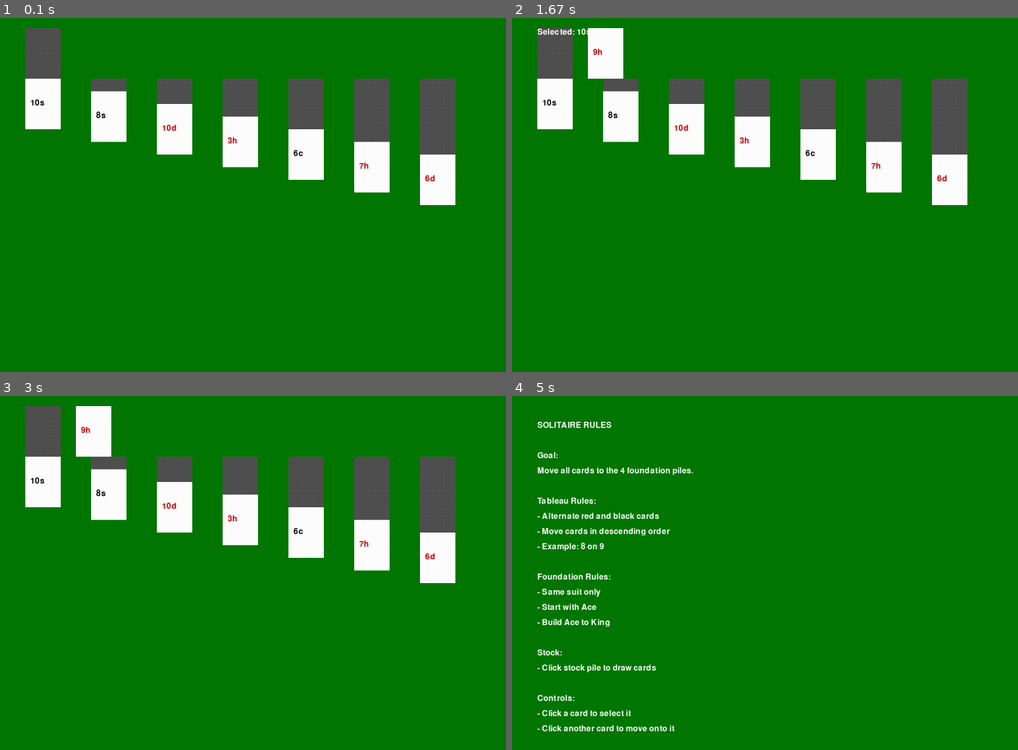
Above: before the commit, frames 1-4 (two rows, left to right).
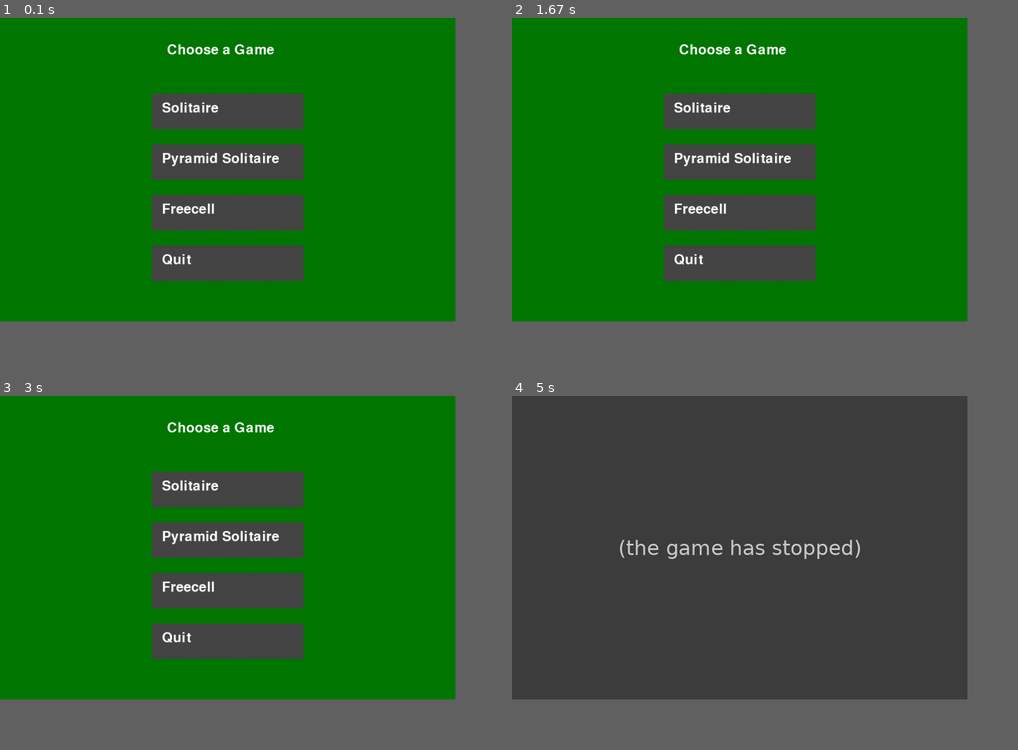
Above: after the commit, the same moments.

Repository: edwingsantos/final_project
Game: pygame game, started from src/main.py
Same seed, same stepped clock (60 frames per second), same inputs: the game is played once before the commit and once after it.
Inputs (mouse positions are in pixels of both pictures, inside the frame that each line leads up to):
- Up to frame 1 (0.1 s): no input
- Up to frame 2 (1.67 s): click (552, 53) at 0.38 s; tap I at 0.67 s; hold Esc 1-1.53 s; click (552, 102) at 1.62 s, where only the run before the commit has a clickable "10s"
- Up to frame 3 (3 s): click (106, 480) at 1.95 s, where only the run before the commit has a clickable "X"; hold I 2.23-2.77 s; hold Esc from 2.8 s (still down)
- Up to frame 4 (5 s): release Esc at 3.33 s; click (618, 495) at 3.42 s, where only the run before the commit has a clickable "X"; tap I at 3.7, 4.7 s; tap Esc at 4.03 s; click (684, 480) at 4.42 s, where only the run before the commit has a clickable "X"
In our replay, the window is 900x630 before the commit and 810x540 after it. These sizes can differ from the game's own. Grey fills any space a smaller window leaves; there, only what the larger window draws over its background counts as a difference.

The runs differ from the first frame. In frame 1, 22% of the frame differs, in the area x 5-90%, y 2-75%; in frame 2, 23%; in frame 3, 23%; in frame 4, 78%, in the area x 0-90%, y 0-95%.
Error after the commit: NameError: name 'solitaire' is not defined (main.py line 87); the game stopped at 4.42 s (later frames are placeholders)

Commit message:
now main is working in pyame or it should be

Diff:
--- a/src/main.py
+++ b/src/main.py
@@ -8,13 +8,7 @@
 # import tkinter
 # import sys
 import pygame
-import tkinter as tk
 import sys
-#from blackjack import *
-#from poker_pseudo import*
-from freecell_solitaire import *
-from solitaire import game_loop
-from pyramid_solitaire import game
 # def show_choices(root):
 #     Display a label that says "Choose a game"
 #
@@ -40,60 +34,6 @@
 # def exit_program():
 #     Use system command to close program -sys.exit
 
-def show_choices(root):
-# Still have to add when to call the funcitons for each game !!!!!
-    # Title label
-    instruction = tk.Label(root, text="Choose a Game")
-    instruction.pack()
-
-    # Solitaire button
-    solitaire = tk.Button(
-        root,
-        text="Solitaire",
-        command=lambda: game_loop()
-    )
-    solitaire.pack()
-
-    # Black Jack button
-    black_jack = tk.Button(
-        root,
-        text="Black Jack",
-        command=lambda: print("blackjack()")
-    )
-    black_jack.pack()
-
-    # Pyramid Solitaire button
-    pyramid = tk.Button(
-        root,
-        text="Pyramid Solitaire",
-        command=lambda: game()
-    )
-    pyramid.pack()
-
-    # Freecell button
-    freecell = tk.Button(
-        root,
-        text="Freecell",
-        command=lambda: print("Launch Freecell")
-    )
-    freecell.pack()
-
-    # Poker button
-    poker = tk.Button(
-        root,
-        text="Poker",
-        command=lambda: print("play()")
-    )
-    poker.pack()
-
-    # Quit button
-    quit_button = tk.Button(
-        root,
-        text="Quit",
-        command=root.quit
-    )
-    quit_button.pack()
-
 # MAIN FUNCTION
 # def main():
 
@@ -113,21 +53,81 @@
 #     Start the program loop (root.mainloop)
 #         This keeps the window open and running
 #main()
+pygame.init()
+
+WIDTH, HEIGHT = 900, 600
+screen = pygame.display.set_mode((WIDTH, HEIGHT))
+pygame.display.set_caption("Card Games Menu")
+
+FONT = pygame.font.SysFont(None, 40)
+
+WHITE = (255, 255, 255)
+BLACK = (0, 0, 0)
+GRAY = (70, 70, 70)
+GREEN = (0, 120, 0)
+
+class Button:
+    def __init__(self, text, x, y, w, h, action):
+        self.text = text
+        self.rect = pygame.Rect(x, y, w, h)
+        self.action = action
+
+    def draw(self):
+        pygame.draw.rect(screen, GRAY, self.rect)
+        label = FONT.render(self.text, True, WHITE)
+        screen.blit(label, (self.rect.x + 20, self.rect.y + 15))
+
+    def click(self, pos):
+        if self.rect.collidepoint(pos):
+            self.action()
+
+
+def launch_solitaire():
+    pygame.quit()
+    solitaire.game_loop()
+    sys.exit()
+
+def launch_pyramid():
+    pygame.quit()
+    pyramid_solitaire.game()
+    sys.exit()
+
+def launch_freecell():
+    pygame.quit()
+    print("Freecell not ready yet")
+    sys.exit()
+
+
 def main():
+    buttons = [
+        Button("Solitaire", 300, 150, 300, 70, launch_solitaire),
+        Button("Pyramid Solitaire", 300, 250, 300, 70, launch_pyramid),
+        Button("Freecell", 300, 350, 300, 70, launch_freecell),
+        Button("Quit", 300, 450, 300, 70, lambda: sys.exit())
+    ]
 
-    root = tk.Tk()
-    root.title("Cards Game")
-    root.attributes('-fullscreen', True) # Fullscreen!!!!
-    welcome = tk.Label(root, text="Welcome! Click continue to start")
-    welcome.pack()
+    running = True
 
-    def start_menu():
-        welcome.destroy()
-        continue_btn.destroy()
-        show_choices(root)
+    while running:
+        screen.fill(GREEN)
 
-    continue_btn = tk.Button(root, text="Continue", command=start_menu)
-    continue_btn.pack()
+        title = FONT.render("Choose a Game", True, WHITE)
+        screen.blit(title, (330, 50))
 
-    root.mainloop()
+        for event in pygame.event.get():
+            if event.type == pygame.QUIT:
+                running = False
+                pygame.quit()
+                sys.exit()
+
+            if event.type == pygame.MOUSEBUTTONDOWN:
+                for b in buttons:
+                    b.click(event.pos)
+
+        for b in buttons:
+            b.draw()
+
+        pygame.display.flip()
+
+
 main()
--- a/src/solitaire.py
+++ b/src/solitaire.py
@@ -260,61 +260,11 @@
 # Cards must be same suit
 # Must go in order: A to  K
 # Only Ace can start foundation
-def show_instructions():
-# las instrucciones las voy a hacer mas detalladas para que el user entienda como funciona mi codigo
-    instructions = [
-        "SOLITAIRE RULES",
-        "",
-        "Goal:",
-        "Move all cards to the 4 foundation piles.",
-        "",
-        "Tableau Rules:",
-        "- Alternate red and black cards",
-        "- Move cards in descending order",
-        "- Example: 8 on 9",
-        "",
-        "Foundation Rules:",
-        "- Same suit only",
-        "- Start with Ace",
-        "- Build Ace to King",
-        "",
-        "Stock:",
-        "- Click stock pile to draw cards",
-        "",
-        "Controls:",
-        "- Click a card to select it",
-        "- Click another card to move onto it",
-        "",
-        "Press ESC to return"
-    ]
-
-    running = True
-
-    while running:
-
-        screen.fill(GREEN)
-
-        y = 50
-
-        for line in instructions:
-
-            text = FONT.render(line, True, WHITE)
-            screen.blit(text, (50, y))
-
-            y += 30
-
-        pygame.display.flip()
-
-        for event in pygame.event.get():
-
-            if event.type == pygame.QUIT:
-                pygame.quit()
-
-            if event.type == pygame.KEYDOWN:
-
-                if event.key == pygame.K_ESCAPE:
-                    running = False
-
+def draw_button(text, x, y, w, h):
+    pygame.draw.rect(screen, GRAY, (x, y, w, h))
+    label = FONT.render(text, True, WHITE)
+    screen.blit(label, (x + 10, y + 10))
+    return pygame.Rect(x, y, w, h)
 def draw_stock_waste(stock, waste):
 
     # STOCK
@@ -372,63 +322,87 @@
 deck = shuffle_deck("files/cards.json")
 tableau, stock,waste,foundations = setup_board(deck)
 
+def solitaire():
+    global state
+
+    next_button = pygame.Rect(0, 0, 0, 0)
+
+    running = True
+    while running:
+        screen.fill(GREEN)
+
+        for event in pygame.event.get():
+            if event.type == pygame.QUIT:
+                running = False
+
+            if event.type == pygame.MOUSEBUTTONDOWN:
+                mx, my = event.pos
+
+                if state == "menu":
+                    play_btn = draw_button("Play Solitaire", 350, 200, 300, 60)
+                    inst_btn = draw_button("Instructions", 350, 300, 300, 60)
+                    exit_btn = draw_button("Exit", 350, 400, 300, 60)
+
+                    if play_btn.collidepoint(mx, my):
+                        state = "game"
+
+                    if inst_btn.collidepoint(mx, my):
+                        state = "instructions"
+
+                    if exit_btn.collidepoint(mx, my):
+                        running = False
+
+                elif state == "instructions":
+                    if next_button.collidepoint(mx, my):
+                        state = "game"
+
+        # DRAW MENU
+        if state == "menu":
+            draw_button("Play Solitaire", 350, 200, 300, 60)
+            draw_button("Instructions", 350, 300, 300, 60)
+            draw_button("Exit", 350, 400, 300, 60)
+
+        # DRAW INSTRUCTIONS SCREEN
+        elif state == "instructions":
+            screen.fill(GREEN)
+
+            instructions = [
+                "HOW TO PLAY SOLITAIRE",
+                "",
+                "Goal: Move all cards to foundations (Ace → King).",
+                "",
+                "Rules:",
+                "- Build tableau in alternating colors",
+                "- Build foundation by same suit",
+                "- Only Kings can go into empty columns",
+                "",
+                "Controls:",
+                "- Click card to select",
+                "- Click destination to move",
+                "- Click stock to draw cards",
+                "",
+                "Press NEXT to start game"
+            ]
+
+            y = 60
+            for line in instructions:
+                text = FONT.render(line, True, WHITE)
+                screen.blit(text, (50, y))
+                y += 28
+
+            next_button = draw_button("NEXT", 400, 600, 200, 50)
+
+        # START GAME
+        elif state == "game":
+            game_loop()
+
+        pygame.display.flip()
+
+    pygame.quit()
+
 def game_loop():
+    global state
     running = True
     selected = None
 
-    while running:
-        clock.tick(60)
-        screen.fill(GREEN)
-        draw_stock_waste(stock, waste)
-
-        for event in pygame.event.get():
-
-            if event.type == pygame.QUIT:
-                running = False
-
-            if event.type == pygame.KEYDOWN:
-
-                if event.key == pygame.K_i:
-                    show_instructions() # Averiguar que paso aqui que no muerstra mis instrucciones
-
-            if event.type == pygame.MOUSEBUTTONDOWN:
-                mx, my = event.pos
-
-                start_x = 50
-                start_y = 120
-                spacing_x = 130
-                spacing_y = 25
-                stock_rect = pygame.Rect(50, 20, CARD_W, CARD_H)
-
-                if stock_rect.collidepoint(mx, my):
-                    draw_from_stock(stock, waste)
-
-                for col_i, col in enumerate(tableau):
-                    for row_i, card in enumerate(col):
-                        x = start_x + col_i * spacing_x
-                        y = start_y + row_i * spacing_y
-
-                        rect = pygame.Rect(x, y, CARD_W, CARD_H)
-
-                        if rect.collidepoint(mx, my) and card.face_up and card == col[-1]:
-                            if selected is None:
-                                selected = card
-                            else:
-                                if selected and selected != card and solitaire_valid_move(selected, card):
-                                    move_card(tableau, selected, card)
-                                else:
-                                    print("Invalid move")
-                                selected = None
-        draw_tableau(tableau)
-
-        if selected:
-            text = FONT.render(f"Selected: {selected}", True, WHITE)
-            screen.blit(text, (50, 20))
-
-        pygame.display.flip()
-    pygame.quit()
-game_loop()
-
-# Por ahora lo que puede hacer el codigo es correr y ostrar las cartas aun no muestra las instrucciones
-# Y no me deja mover las cartas aun
-# Para usar el codigo de lizzie necesiot card 1d (1-52) y card id 2 que voy a averigua que es
+    while running and state == "game":
